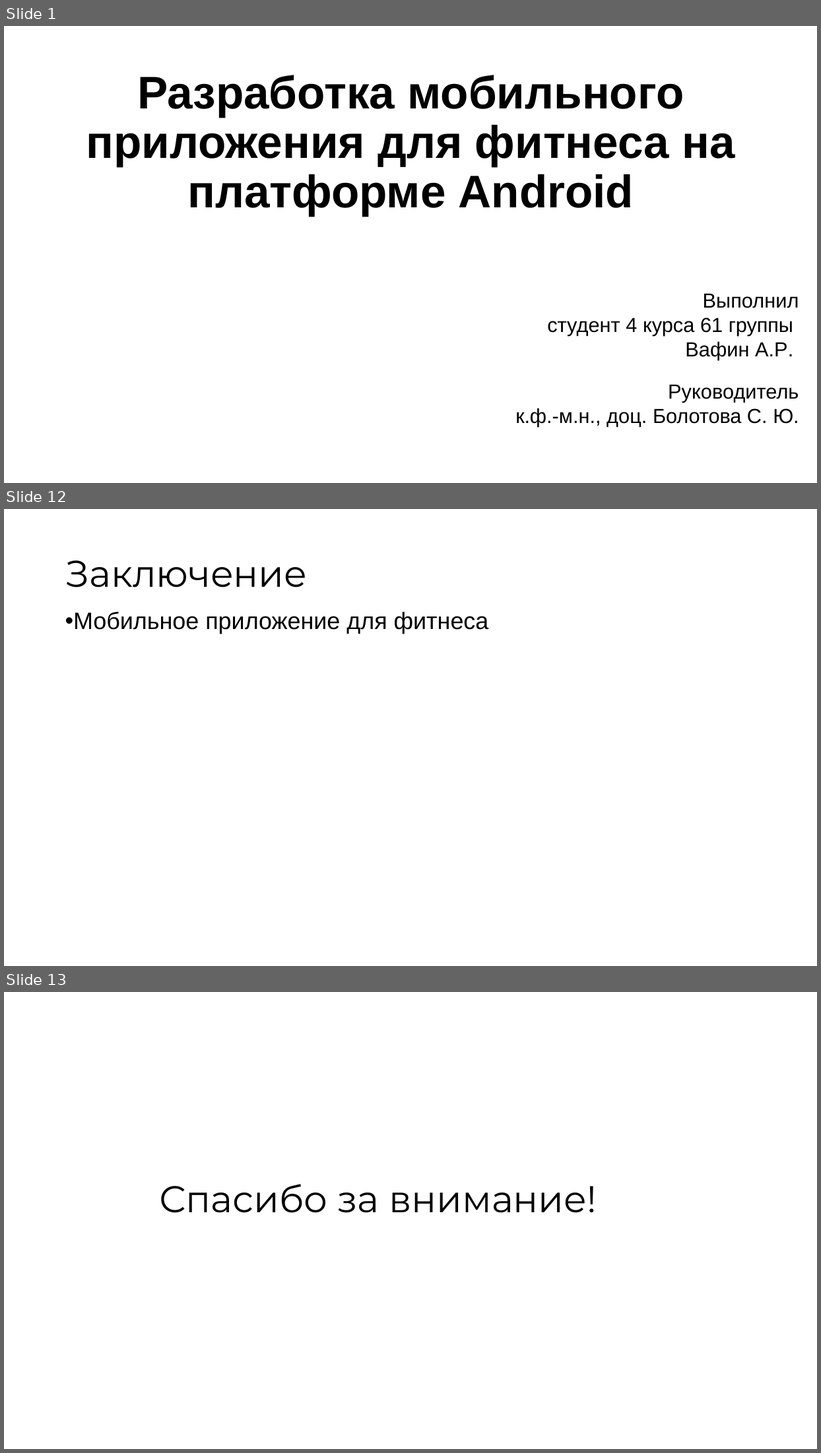
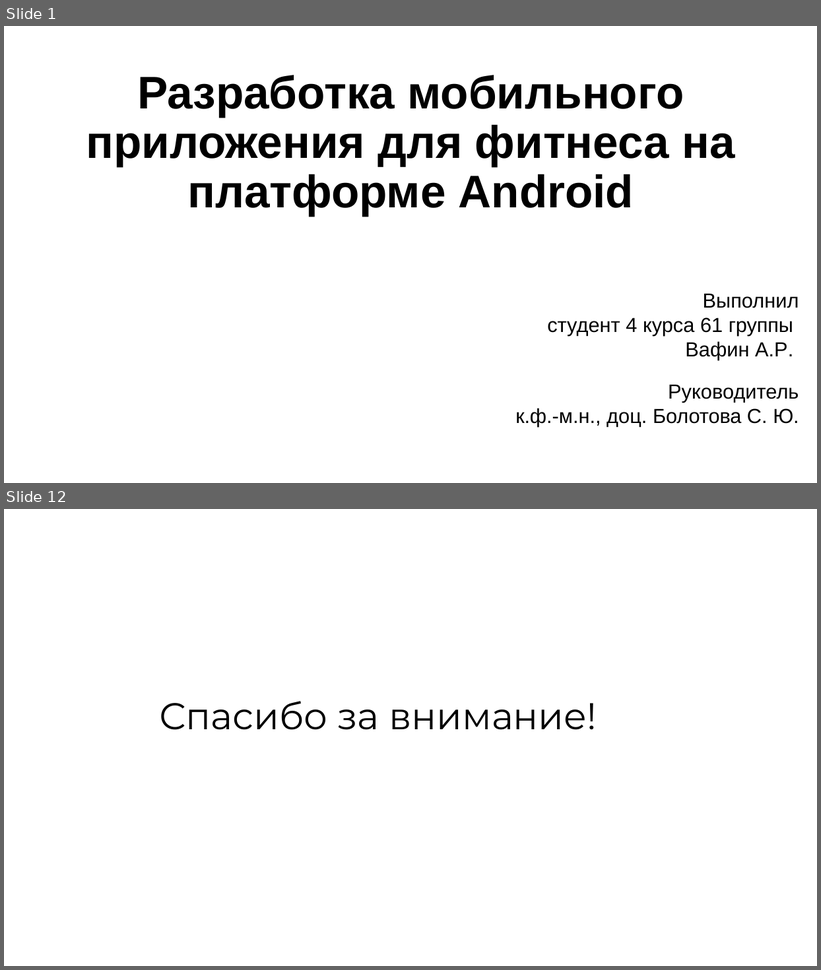
Before and after one commit to vafeenHub/VSU-scientific-activities_6-7-8-semester, a slide deck: src/works/diploma/presentation.odp. Shown one above the other, each under a label of ours: slides 1, 12 and 13 before the commit, slides 1 and 12 after it; the slides between them are not shown. The pictures are 821x1453 and 821x970 pixels, drawn with LibreOffice and Linux fonts; fonts in the diff are those of the drawing. Boxes give left, top, right and bottom in pixels: in the first picture for what was removed or moved away, otherwise in the second. Text is boxed around its words. In the diff, an @@ line names an element or a change of style, - is before the commit and + after.

```diff
--- a/src/works/diploma/presentation.odp
+++ b/src/works/diploma/presentation.odp
@@ slide 12 removed at box(4, 509, 817, 966), background #FFFFFF @@
@@ title removed at box(66, 560, 308, 588) @@
-Заключение
@@ text removed at box(65, 611, 489, 634) @@
-• Мобильное приложение для фитнеса
@@ what was slide 13 is now slide 12 @@
```
Also in this commit, not shown: 5 slides changed, 5 slides added, 5 other slides removed, 3 other files.
